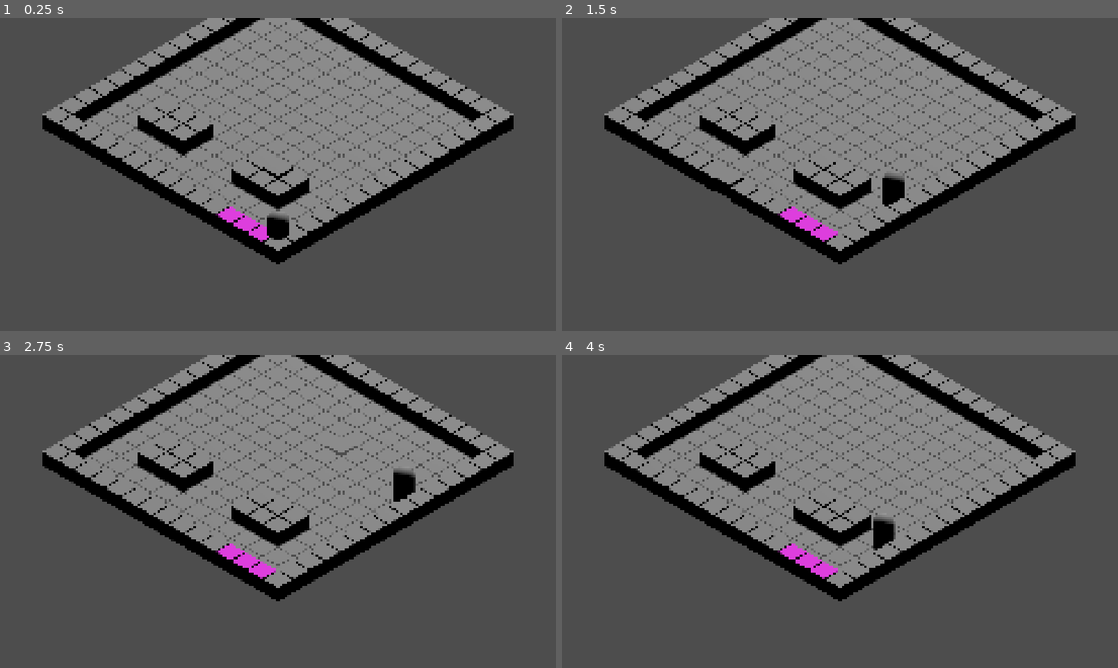
Above: before the commit, frames 1-4 (two rows, left to right).
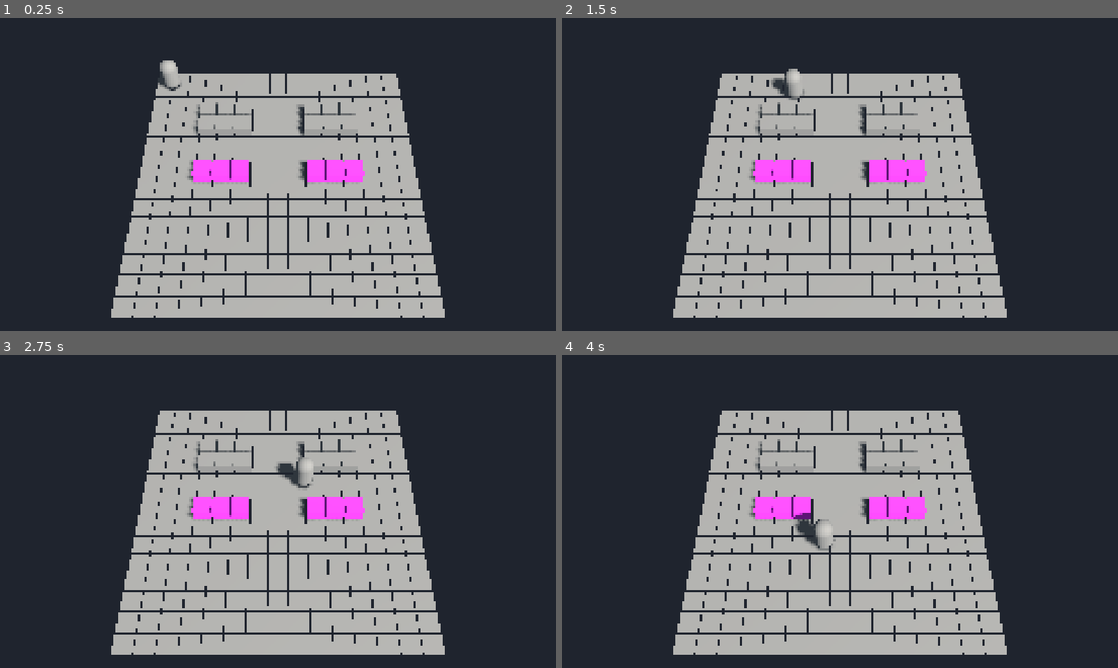
Above: after the commit, the same moments.

Repository: Onni345/Epoch
Game: Godot game, scene res://src/scenes/main.tscn
The game is run twice, just before and just after one commit, with the same random seed, the same clock (stepped at 60 frames per second) and the same inputs.
Inputs (mouse positions are in pixels of both pictures, inside the frame that each line leads up to):
- Up to frame 1 (0.25 s): no input
- Up to frame 2 (1.5 s): tap Enter (ui_accept) at 0.5, 0.77 s; move the mouse to (962, 158) at 0.52 s; hold Right (ui_right) 0.53-1.28 s; click (962, 158) at 0.67 s; move the mouse to (728, 190) at 1.27 s; hold Down (ui_down) from 1.28 s (still down)
- Up to frame 3 (2.75 s): tap Enter (ui_accept) at 1.52 s; move the mouse to (333, 442) at 2.02 s; release Down (ui_down) at 2.03 s; hold Right (ui_right) from 2.03 s (still down)
- Up to frame 4 (4 s): move the mouse to (812, 574) at 2.77 s; release Right (ui_right) at 2.78 s; hold Up (ui_up) 2.78-3.53 s; click (812, 574) at 2.92 s; tap Enter (ui_accept) at 3.02, 3.77 s; move the mouse to (1006, 558) at 3.52 s; hold Left (ui_left) from 3.53 s (still down)

The runs differ from the first frame. In frame 1, 99% of the frame differs, in the area x 0-100%, y 0-100%; in frame 2, 99%; in frame 3, 99%; in frame 4, 99%.

Commit message:
RM viewport renderer, add perspective camera and in-script environment creation via level_director.gd

Diff:
--- a/project.godot
+++ b/project.godot
@@ -11,7 +11,7 @@
 [application]
 
 config/name="CookingGame"
-run/main_scene="uid://dt7w6dhi0om7h"
+run/main_scene="uid://cotfeg4xh8h1b"
 config/features=PackedStringArray("4.6", "Forward Plus")
 
 [display]
--- a/src/scenes/grid_manager.gd
+++ b/src/scenes/grid_manager.gd
@@ -10,21 +10,21 @@
 # 0 = Floor, 1 = Countertop, 2 = Stovetop
 const grid_width = 15
 const MAP_LEVEL_1: Array[int] = [
-	1, 2, 2, 2, 1, 1, 1, 1, 1, 1, 1, 1, 1, 1, 1,
-	1, 0, 0, 0, 0, 0, 0, 0, 0, 0, 0, 0, 0, 0, 1,
-	1, 0, 0, 0, 0, 0, 0, 0, 0, 0, 0, 0, 0, 0, 1,
-	1, 0, 0, 1, 1, 1, 0, 0, 0, 1, 1, 1, 0, 0, 1,
-	1, 0, 0, 1, 1, 1, 0, 0, 0, 1, 1, 1, 0, 0, 1,
-	1, 0, 0, 0, 0, 0, 0, 0, 0, 0, 0, 0, 0, 0, 1,
-	1, 0, 0, 0, 0, 0, 0, 0, 0, 0, 0, 0, 0, 0, 1,
-	1, 0, 0, 0, 0, 0, 0, 0, 0, 0, 0, 0, 0, 0, 1,
-	1, 0, 0, 0, 0, 0, 0, 0, 0, 0, 0, 0, 0, 0, 1,
-	1, 0, 0, 0, 0, 0, 0, 0, 0, 0, 0, 0, 0, 0, 1,
-	1, 0, 0, 0, 0, 0, 0, 0, 0, 0, 0, 0, 0, 0, 1,
-	1, 0, 0, 0, 0, 0, 0, 0, 0, 0, 0, 0, 0, 0, 1,
-	1, 0, 0, 0, 0, 0, 0, 0, 0, 0, 0, 0, 0, 0, 1,
-	1, 0, 0, 0, 0, 0, 0, 0, 0, 0, 0, 0, 0, 0, 1,
-	1, 1, 1, 1, 1, 1, 1, 1, 1, 1, 1, 1, 1, 1, 1
+	0, 0, 0, 0, 0, 0, 0, 0, 0, 0, 0, 0, 0, 0, 0,
+	0, 0, 0, 0, 0, 0, 0, 0, 0, 0, 0, 0, 0, 0, 0,
+	0, 0, 0, 0, 0, 0, 0, 0, 0, 0, 0, 0, 0, 0, 0,
+	0, 0, 0, 1, 1, 1, 0, 0, 0, 1, 1, 1, 0, 0, 0,
+	0, 0, 0, 1, 1, 1, 0, 0, 0, 1, 1, 1, 0, 0, 0,
+	0, 0, 0, 0, 0, 0, 0, 0, 0, 0, 0, 0, 0, 0, 0,
+	0, 0, 0, 0, 0, 0, 0, 0, 0, 0, 0, 0, 0, 0, 0,
+	0, 0, 0, 2, 2, 2, 0, 0, 0, 2, 2, 2, 0, 0, 0,
+	0, 0, 0, 0, 0, 0, 0, 0, 0, 0, 0, 0, 0, 0, 0,
+	0, 0, 0, 0, 0, 0, 0, 0, 0, 0, 0, 0, 0, 0, 0,
+	0, 0, 0, 0, 0, 0, 0, 0, 0, 0, 0, 0, 0, 0, 0,
+	0, 0, 0, 0, 0, 0, 0, 0, 0, 0, 0, 0, 0, 0, 0,
+	0, 0, 0, 0, 0, 0, 0, 0, 0, 0, 0, 0, 0, 0, 0,
+	0, 0, 0, 0, 0, 0, 0, 0, 0, 0, 0, 0, 0, 0, 0,
+	0, 0, 0, 0, 0, 0, 0, 0, 0, 0, 0, 0, 0, 0, 0
 ]
 
 var tile_registry: Dictionary = {}
@@ -51,6 +51,7 @@
 	var num_tiles = len(map_data)
 	for idx in num_tiles:
 		# row ("OUT") in worldspace
+		@warning_ignore("integer_division")
 		var z = floori(idx / grid_width)
 
 		# column ("LEFT/RIGHT") in worldspace
--- a/src/scenes/input_manager.gd
+++ b/src/scenes/input_manager.gd
@@ -1,9 +1,12 @@
 extends Node3D
 
-@onready var camera: Camera3D = $"../Camera3D"
+# exist statically inside main.tscn
 @onready var grid_manager: Node3D = $"../GridManager"
-@onready var chef: Node3D = $"../Chef"
 @onready var nav_manager: Node3D = $"../NavManager"
+
+# must be binded dynamically, cannot use onready
+var camera: Camera3D = null
+var chef: Node3D = null
 
 var last_hovered_coord: Vector2i = Vector2i(-999, -999)
 
@@ -35,7 +38,7 @@
 				if not world_waypoints.is_empty():
 					chef.move(world_waypoints)
 
-func _process(delta: float) -> void:
+func _process(_delta: float) -> void:
 	var current_grid_coord = get_mouse_grid_position()
 	if (current_grid_coord != last_hovered_coord):
 		var old_tile: Node3D = grid_manager.get_tile_at(last_hovered_coord)
--- /dev/null
+++ b/src/scenes/level_director.gd
@@ -0,0 +1,89 @@
+extends Node3D
+class_name LevelDirector
+
+@export var camera_fov: float = 42.0
+@export var camera_angle_pitch: float = -62.0
+@export var camera_distance_multiplier: float = 1.15
+
+# preload chef scene
+@export var chef_scene: PackedScene = preload("res://src/entities/chef/chef.tscn")
+
+@onready var grid_manager = $"../GridManager"
+@onready var input_manager = $"../InputManager"
+
+var camera: Camera3D = null
+var sun_light: DirectionalLight3D = null
+var world_environment: WorldEnvironment = null
+var chef_instance: Node3D = null
+
+func _ready() -> void:
+	if grid_manager.has_signal("grid_generation_completed"):
+		grid_manager.grid_generation_completed.connect(_on_grid_ready)
+
+func _on_grid_ready() -> void:
+	setup_cinematic_environment()
+	spawn_chef_in_kitchen() # Spawn character first
+	setup_camera()
+
+# set up environment in script
+func setup_cinematic_environment() -> void:
+	world_environment = WorldEnvironment.new()
+	var env = Environment.new()
+	env.background_mode = Environment.BG_COLOR
+	env.background_color = Color(0.12, 0.14, 0.18, 1.0)
+	env.ambient_light_source = Environment.AMBIENT_SOURCE_COLOR
+	env.ambient_light_color = Color(0.4, 0.45, 0.5)
+	env.ambient_light_energy = 0.85
+	world_environment.environment = env
+	add_child(world_environment)
+
+	sun_light = DirectionalLight3D.new()
+	sun_light.light_color = Color(1.0, 0.95, 0.88)
+	sun_light.light_energy = 1.2
+	sun_light.shadow_enabled = true
+	sun_light.shadow_bias = 0.04
+	sun_light.directional_shadow_mode = DirectionalLight3D.SHADOW_ORTHOGONAL
+	sun_light.transform.basis = Basis(Vector3(1, 0, 0), deg_to_rad(-55)) * Basis(Vector3(0, 1, 0), deg_to_rad(35))
+	add_child(sun_light)
+
+func spawn_chef_in_kitchen() -> void:
+	if chef_scene == null:
+		return
+
+	chef_instance = chef_scene.instantiate() as Node3D
+
+	# place iniital chef
+	chef_instance.transform.origin = grid_manager.grid_to_world_PLAYER(Vector2i(2, 2))
+
+	# delay tree insertion until safe for no reace condition
+	get_parent().call_deferred("add_child", chef_instance)
+
+	# inject live reference directly into InputManager
+	if input_manager != null:
+		input_manager.chef = chef_instance
+
+func setup_camera() -> void:
+	camera = Camera3D.new()
+	camera.projection = Camera3D.PROJECTION_PERSPECTIVE
+	camera.fov = camera_fov
+
+	var max_x = grid_manager.grid_size.x * grid_manager.cell_size
+	var max_z = grid_manager.grid_size.y * grid_manager.cell_size
+	var grid_center = Vector3(max_x / 2.0, 0.0, max_z / 2.0)
+	var required_distance = max(max_x, max_z) * camera_distance_multiplier
+
+	var camera_pos = Vector3(
+		grid_center.x,
+		required_distance * 1.1,
+		grid_center.z + (required_distance * 0.65)
+	)
+
+	camera.transform.origin = camera_pos
+	camera.rotation_degrees = Vector3(camera_angle_pitch, 0.0, 0.0)
+
+	add_child(camera)
+
+	camera.look_at(grid_center, Vector3.UP)
+
+	if input_manager != null:
+		input_manager.camera = camera
--- a/src/scenes/main.tscn
+++ b/src/scenes/main.tscn
@@ -1,43 +1,20 @@
-[gd_scene format=3 uid="uid://dt7w6dhi0om7h"]
+[gd_scene format=3 uid="uid://cotfeg4xh8h1b"]
 
-[ext_resource type="Script" uid="uid://8si6vgqc5bxo" path="res://src/scenes/grid_manager.gd" id="1_kkvs4"]
-[ext_resource type="Script" uid="uid://cevj46exbpm6n" path="res://src/scenes/nav_manager.gd" id="2_32aa5"]
-[ext_resource type="Script" uid="uid://2gko715kaj8t" path="res://src/scenes/input_manager.gd" id="2_rr2wm"]
-[ext_resource type="PackedScene" uid="uid://bemhhdys86xfy" path="res://src/entities/chef/chef.tscn" id="4_5dlwx"]
+[ext_resource type="Script" uid="uid://flsretq65gop" path="res://src/scenes/level_director.gd" id="1_director"]
+[ext_resource type="Script" uid="uid://8si6vgqc5bxo" path="res://src/scenes/grid_manager.gd" id="2_grid"]
+[ext_resource type="Script" uid="uid://cevj46exbpm6n" path="res://src/scenes/nav_manager.gd" id="3_nav"]
+[ext_resource type="Script" uid="uid://2gko715kaj8t" path="res://src/scenes/input_manager.gd" id="4_input"]
 
-[node name="Main" type="Node3D" unique_id=12805535]
+[node name="Main" type="Node3D" unique_id=280920864]
 
-[node name="SubViewportContainer" type="SubViewportContainer" parent="." unique_id=1185425245]
-anchors_preset = 15
-anchor_right = 1.0
-anchor_bottom = 1.0
-grow_horizontal = 2
-grow_vertical = 2
-stretch = true
+[node name="LevelDirector" type="Node3D" parent="." unique_id=1775325125]
+script = ExtResource("1_director")
 
-[node name="SubViewport" type="SubViewport" parent="SubViewportContainer" unique_id=1125963343]
-handle_input_locally = false
-size = Vector2i(1152, 648)
-render_target_update_mode = 4
+[node name="GridManager" type="Node3D" parent="." unique_id=717908009]
+script = ExtResource("2_grid")
 
-[node name="GameWorld" type="Node3D" parent="SubViewportContainer/SubViewport" unique_id=803481125]
+[node name="NavManager" type="Node3D" parent="." unique_id=1164748494]
+script = ExtResource("3_nav")
 
-[node name="Camera3D" type="Camera3D" parent="SubViewportContainer/SubViewport/GameWorld" unique_id=1921228511]
-transform = Transform3D(-0.70710677, 0.40860698, -0.57709634, 0, 0.81613755, 0.57785755, 0.70710665, 0.40860704, -0.5770964, -20, 25, -20)
-projection = 1
-size = 14.0
-
-[node name="GridManager" type="Node3D" parent="SubViewportContainer/SubViewport/GameWorld" unique_id=2010418119]
-script = ExtResource("1_kkvs4")
-
-[node name="NavManager" type="Node3D" parent="SubViewportContainer/SubViewport/GameWorld" unique_id=469831101]
-visible = false
-script = ExtResource("2_32aa5")
-
-[node name="DirectionalLight3D" type="DirectionalLight3D" parent="SubViewportContainer/SubViewport/GameWorld" unique_id=495149145]
-transform = Transform3D(0.8660254, -0.35355338, 0.35355338, 0, 0.70710677, 0.70710677, -0.5, -0.6123724, 0.6123724, 1.5415446, 5, 2.357998)
-
-[node name="InputManager" type="Node3D" parent="SubViewportContainer/SubViewport/GameWorld" unique_id=1465573164]
-script = ExtResource("2_rr2wm")
-
-[node name="Chef" parent="SubViewportContainer/SubViewport/GameWorld" unique_id=393815507 instance=ExtResource("4_5dlwx")]
+[node name="InputManager" type="Node3D" parent="." unique_id=916092614]
+script = ExtResource("4_input")
Not shown, added: src/scenes/level_director.gd.uid
